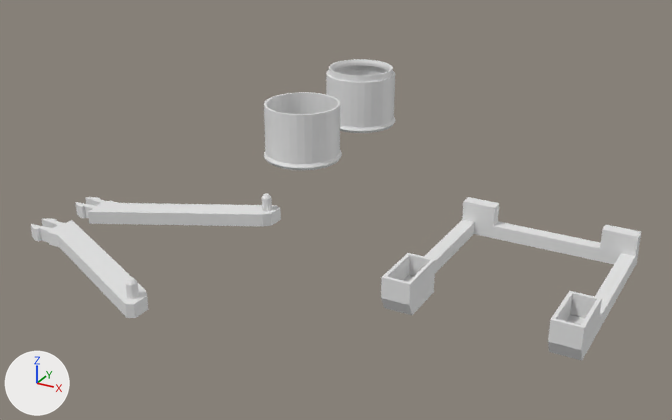
Two versions of the Blender file spool_mount/blender/design2.blend, one commit apart.
Both versions are drawn from a camera (50 mm lens) standing at (36.4, -60.6, 29.3) and looking at (6.1, -5.6, 1.7). Every picture has the same lights, and +X, +Y and +Z are marked at lower left. The same objects are shown in both versions, whatever each file hides.

The first picture shows 'armApplied.001', 'armApplied.002', 'spool_sideA', 'spool_sideB', 'spool_stand_applied.001'.
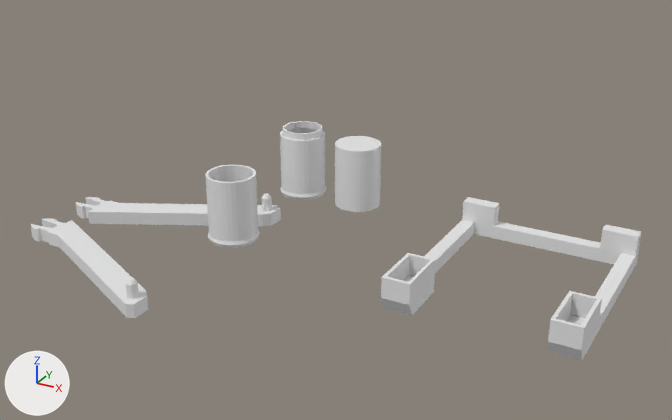
Changed parts and their boxes (x1, y1, x2, y2) in the pictures (672 x 420 px):
'spool_sideA', reshaped, moved (29% narrower, 6% taller)
    before: (264, 92, 342, 170)
    after: (205, 165, 260, 248)
'spool_sideB', reshaped, moved (34% narrower, 7% taller)
    before: (326, 59, 396, 133)
    after: (280, 121, 326, 200)
'cylendeararr', added
    after: (335, 136, 381, 212)

The change in detail:
me_cylinder_008 is used by ob_spool_sidea; location (0.0, 0.0, 3.0).
me_cylinder_008 had 320 vertices, 320 faces and spanned x -3.15..3.15, y -3.15..3.15, z 0.0..4.5.
me_cylinder_008 now has 320 vertices, 320 faces and spans x -1.89..1.89, y -1.89..1.89, z 0.0..5.0.
me_cylinder_008 part 1: 192 of 320 vertices moved; they spanned x -3.15..3.15, y -3.15..3.15, z 0.0..4.5 and now span x -1.89..1.89, y -1.89..1.89, z 0.0..5.0; mean shift (0.0, 0.0, 0.17); largest move (-2.34, 1.56, 4.5) -> (-1.32, 0.88, 5.0).
me_cylinder_010 is used by ob_spool_sideb; location (0.0, 10.0, 3.04).
me_cylinder_010 had 512 vertices, 512 faces and spanned x -3.15..3.15, y -3.15..3.15, z 0.0..5.0.
me_cylinder_010 now has 510 vertices, 511 faces and spans x -1.89..1.89, y -1.89..1.89, z 0.0..5.5.
me_cylinder_010 part 2: 382 vertices moved from x -3.15..3.15, y -3.15..3.15, z 0.0..5.0 to x -1.89..1.89, y -1.89..1.89, z 0.0..5.5; 2 vertices removed from x -2.31..-1.97, y 1.55..1.97, z 4.5.
Mesh me_cylinder_011 is new.
It is a 32-sided cylinder along z spanning x -1.6..1.6, y -1.6..1.6, z 0.0..5.0.
Object 'spool_sideA' (ob_spool_sidea) moves from (0.0, 0.0, 3.0) to (0.0, -10.0, 0.0).
Object 'spool_sideB' (ob_spool_sideb) moves from (0.0, 10.0, 3.04) to (0.0, 0.0, 0.0).
Object 'cylendeararr' (ob_cylendeararr) is new; it shows me_cylinder_011.
Its location is (5.0, 0.0, 0.0).
Its scale is (1.12, 1.12, 1.0).
